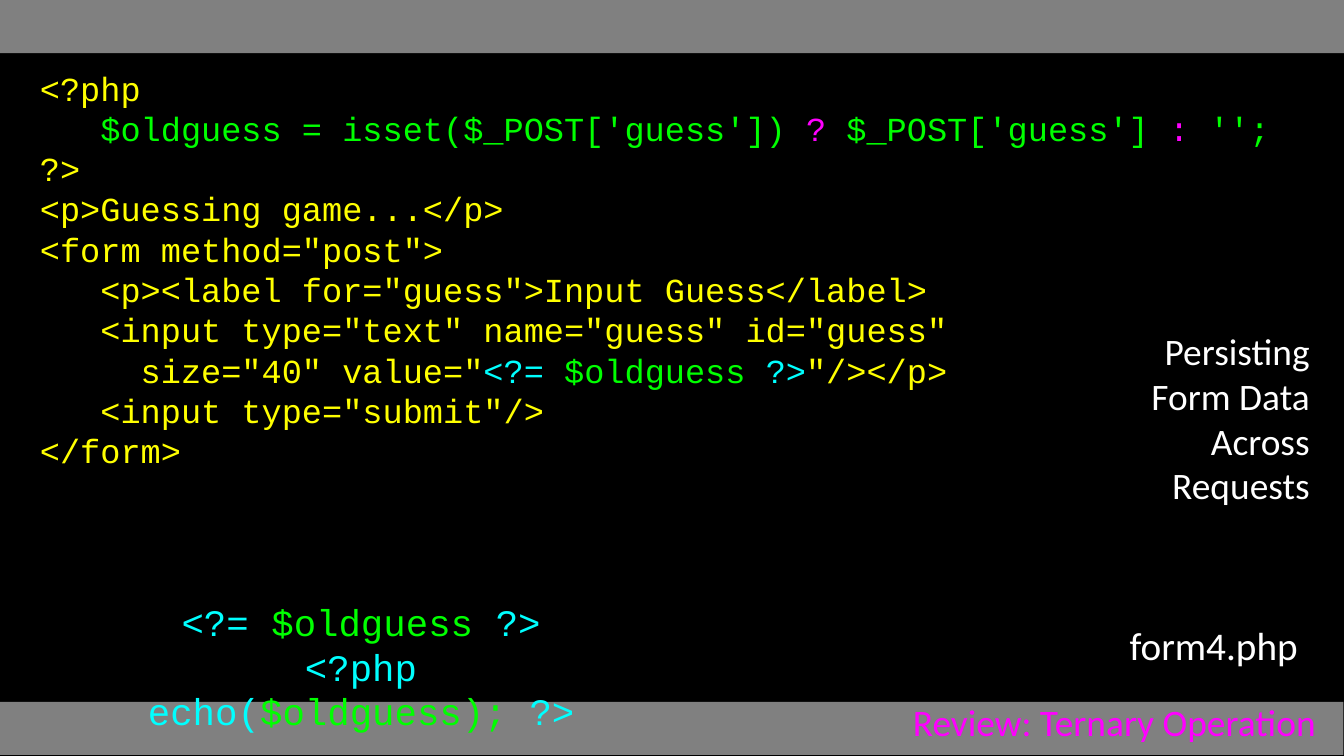
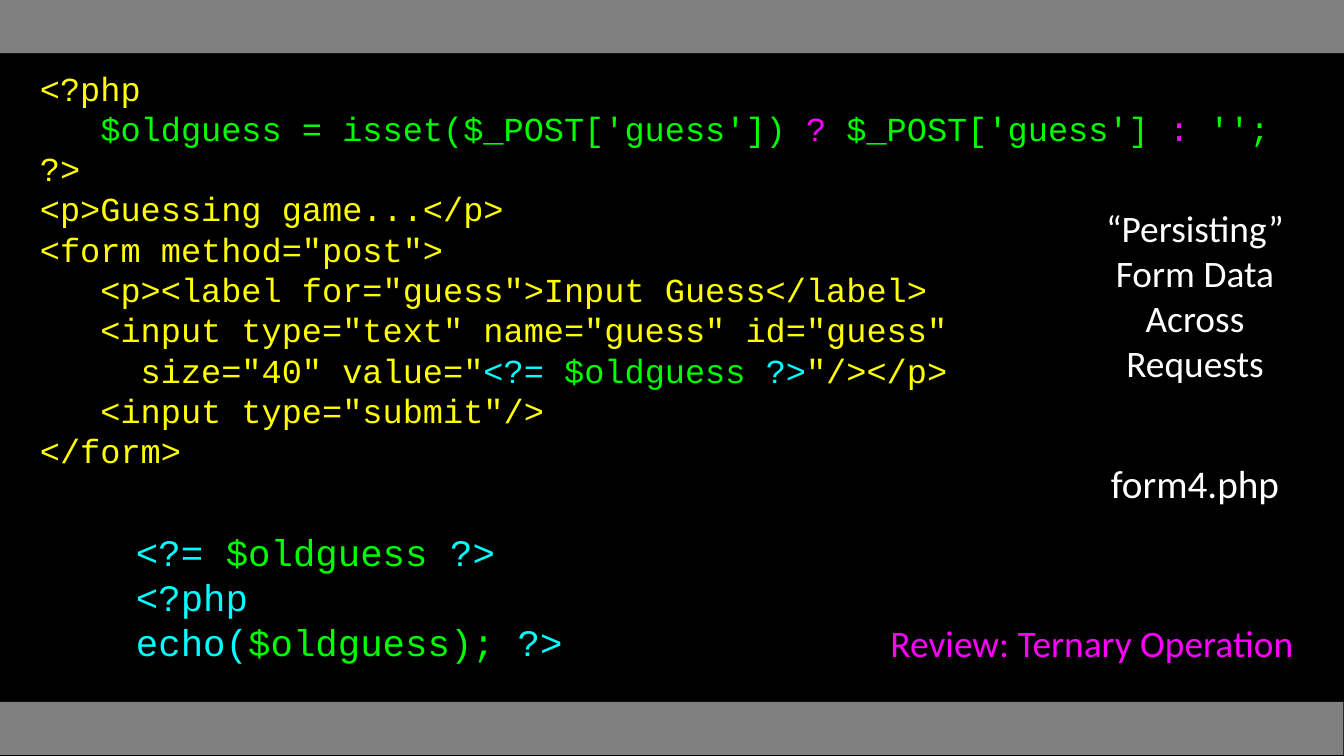
Before and after one commit to csev/wa4e, a slide deck: slide 11 of lectures/PHP-06-Forms.ppt. Drawn at 1344x756 pixels with LibreOffice and Linux fonts; fonts in the diff are those of the drawing. Boxes give left, top, right and bottom in pixels: in the first picture for what was removed or moved away, otherwise in the second. Text is boxed around its words. In the diff, an @@ line names an element or a change of style, - is before the commit and + after.

```diff
--- a/lectures/PHP-06-Forms.ppt
+++ b/lectures/PHP-06-Forms.ppt
@@ text "“Persisting”": place and size @@
-text "“Persisting”" at (1151,339,1310,505)
+text "“Persisting”" at (1106,215,1284,383)
@@ text at (1106,215,1284,249): text changed @@
-Persisting
+“Persisting”
@@ text at (1116,263,1275,383): alignment right to centre @@
@@ text "form4.php": place and size @@
-text "form4.php" at (1130,632,1298,667)
+text "form4.php" at (1111,470,1279,505)
@@ text "<?= $oldguess ?>": place and size @@
-text "<?= $oldguess ?>" at (148,609,507,733)
+text "<?= $oldguess ?>" at (136,540,495,664)
@@ text "<?= $oldguess ?>" at (136,540,495,664): alignment centre to left @@
@@ text "Review: Ternary Operation": place and size @@
-text "Review: Ternary Operation" at (913,710,1316,742)
+text "Review: Ternary Operation" at (890,631,1293,663)
```
Also in this commit, not shown: 33 other slides changed, 1 slide removed, 3 other files.
